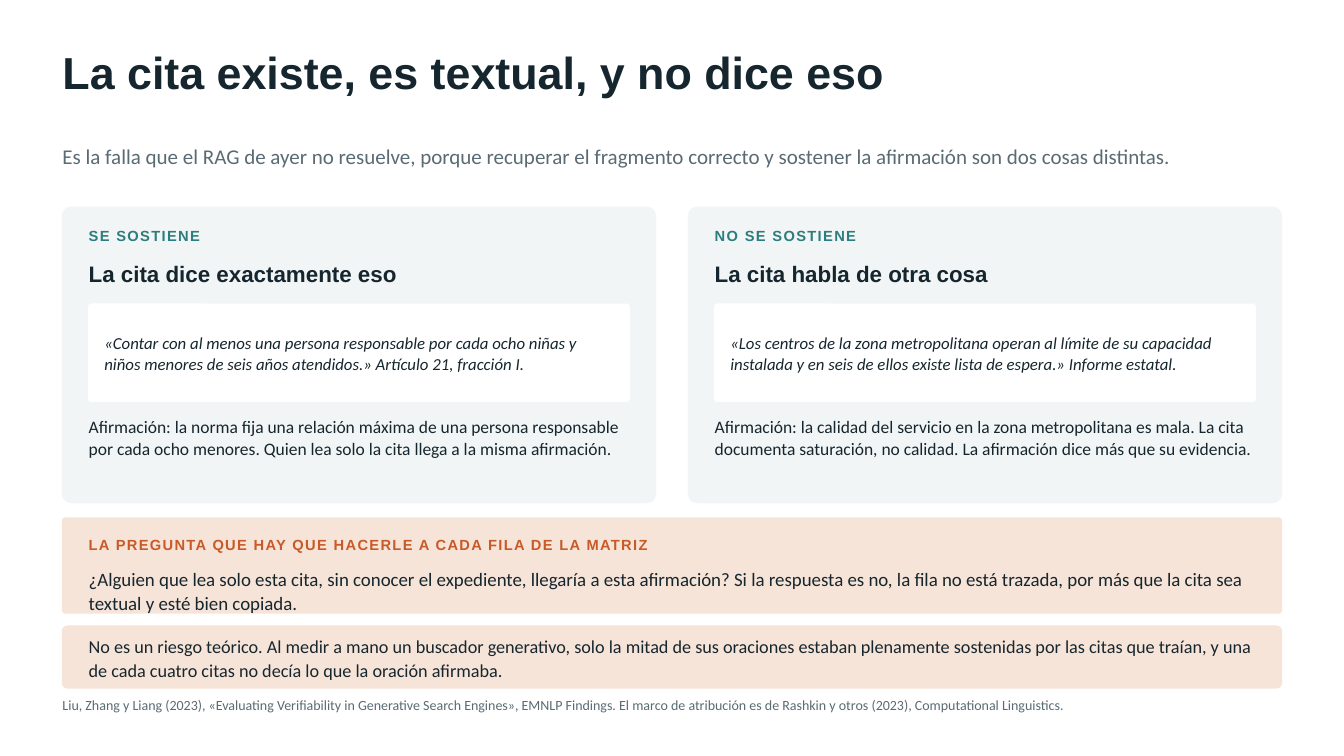
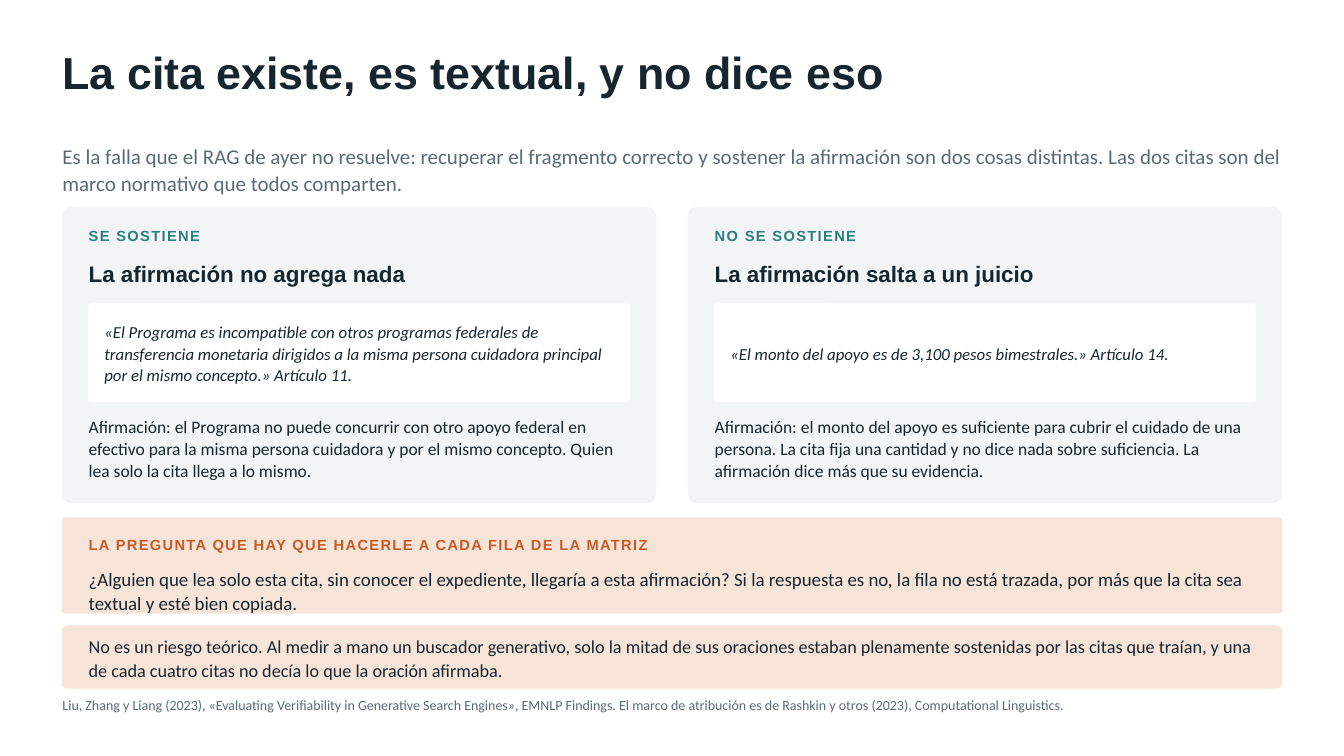
Before and after one commit to marvtrejo/curso-inegi-gen-ai, a slide deck: slide 8 of sesion-06/Sesion_06_Laboratorio_Cualitativo.pptx. Drawn at 1344x756 pixels with LibreOffice and Linux fonts; fonts in the diff are those of the drawing. Boxes give left, top, right and bottom in pixels: in the first picture for what was removed or moved away, otherwise in the second. Text is boxed around its words. In the diff, an @@ line names an element or a change of style, - is before the commit and + after.

```diff
--- a/sesion-06/Sesion_06_Laboratorio_Cualitativo.pptx
+++ b/sesion-06/Sesion_06_Laboratorio_Cualitativo.pptx
@@ text at bbox=[62, 149, 1280, 195]: text changed @@
-Es la falla que el RAG de ayer no resuelve, porque recuperar el fragmento correcto y sostener la afirmación son dos cosas distintas.
+Es la falla que el RAG de ayer no resuelve: recuperar el fragmento correcto y sostener la afirmación son dos cosas distintas. Las dos citas son del marco normativo que todos comparten.
@@ text at bbox=[89, 265, 405, 287]: text changed @@
-La cita dice exactamente eso
+La afirmación no agrega nada
@@ text at bbox=[715, 265, 1033, 287]: text changed @@
-La cita habla de otra cosa
+La afirmación salta a un juicio
@@ text at bbox=[104, 326, 602, 384]: text changed @@
-«Contar con al menos una persona responsable por cada ocho niñas y niños menores de seis años atendidos.» Artículo 21, fracción I.
+«El Programa es incompatible con otros programas federales de transferencia monetaria dirigidos a la misma persona cuidadora principal por el mismo concepto.» Artículo 11.
@@ text at bbox=[730, 348, 1168, 363]: text changed @@
-«Los centros de la zona metropolitana operan al límite de su capacidad instalada y en seis de ellos existe lista de espera.» Informe estatal.
+«El monto del apoyo es de 3,100 pesos bimestrales.» Artículo 14.
@@ text at bbox=[89, 421, 613, 480]: text changed @@
-Afirmación: la norma fija una relación máxima de una persona responsable por cada ocho menores. Quien lea solo la cita llega a la misma afirmación.
+Afirmación: el Programa no puede concurrir con otro apoyo federal en efectivo para la misma persona cuidadora y por el mismo concepto. Quien lea solo la cita llega a lo mismo.
@@ text at bbox=[715, 421, 1241, 480]: text changed @@
-Afirmación: la calidad del servicio en la zona metropolitana es mala. La cita documenta saturación, no calidad. La afirmación dice más que su evidencia.
+Afirmación: el monto del apoyo es suficiente para cubrir el cuidado de una persona. La cita fija una cantidad y no dice nada sobre suficiencia. La afirmación dice más que su evidencia.
```
